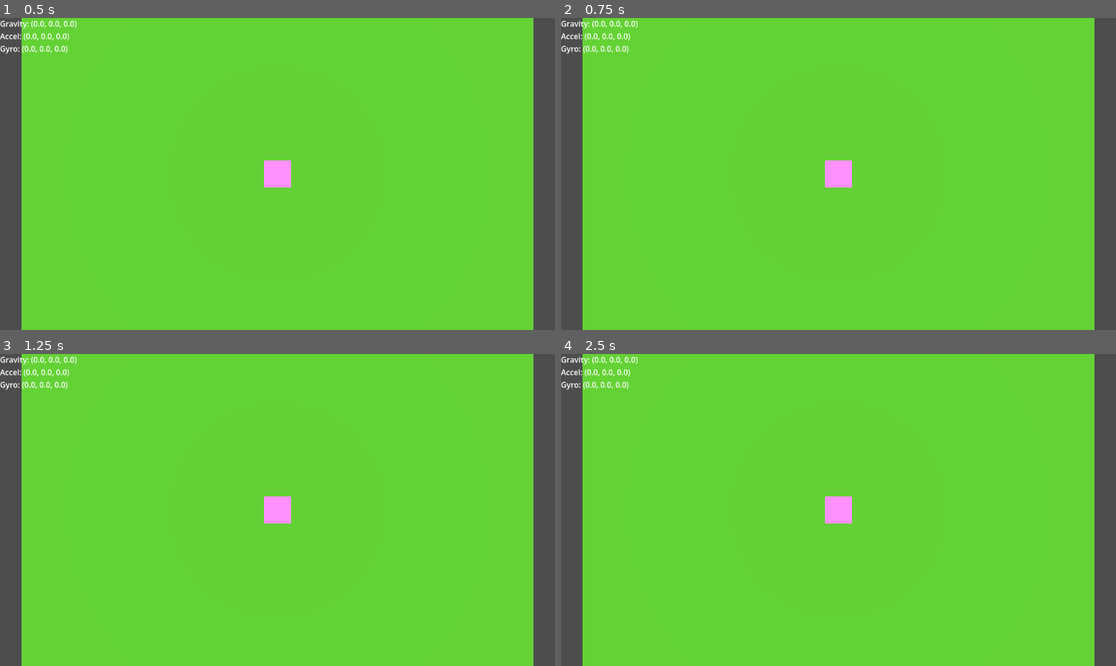
Above: before the commit, frames 1-4 (two rows, left to right).
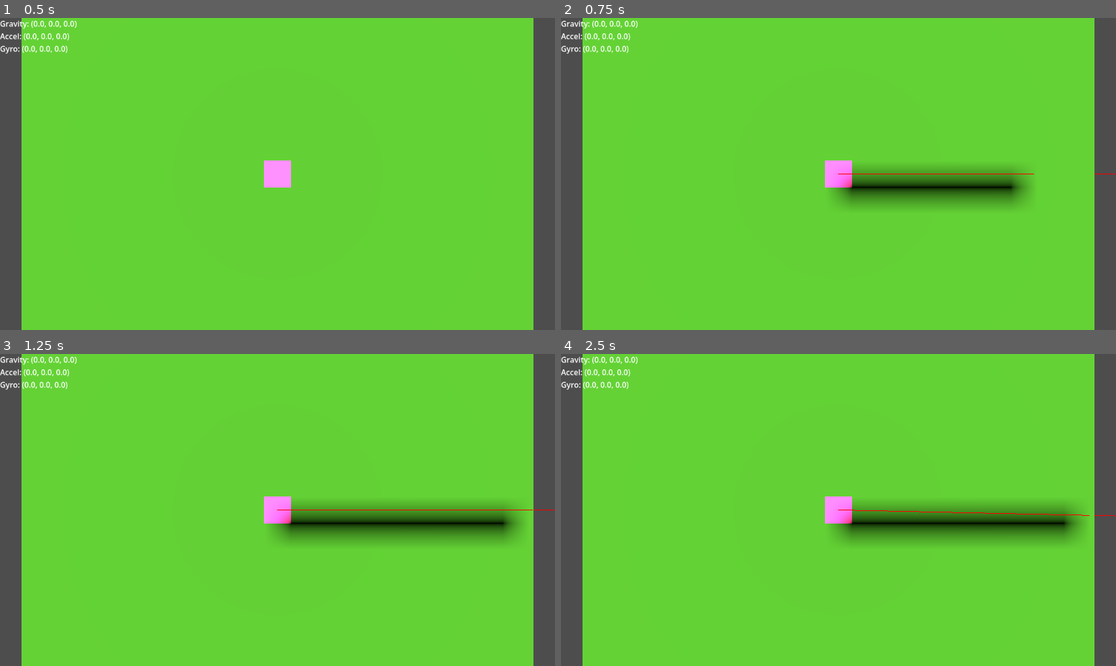
Above: after the commit, the same moments.

Repository: MatthieuLJ/no_dice
Game: Godot game, scene res://die.tscn
Two runs of this game, one before a commit and one after it. Both use one fixed random seed, a clock stepped at 60 frames per second and the inputs below.
Inputs:
- Up to frame 1 (0.5 s): no input
- Up to frame 2 (0.75 s): tap Enter at 0.5 s; hold Right (ui_right) from 0.53 s (still down); tap R at 0.6 s
- Up to frame 3 (1.25 s): keep holding Right (ui_right)
- Up to frame 4 (2.5 s): tap Space at 1.25 s; release Right (ui_right) at 1.28 s; hold Down (ui_down) 1.28-2.03 s; tap R at 1.35, 2.1 s; tap Enter at 2 s; hold Right (ui_right) from 2.03 s (still down)

Frame 1 is identical in both runs. In frame 2, 4.3% of the frame differs, in the area x 48-100%, y 47-61%; in frame 3, 5.6%; in frame 4, 5.6%.

Commit message:
Fix gravity vector
Map the  gravity vector from real world / phone to Godot world
Add a gravity debugger

Diff:
--- a/die.tscn
+++ b/die.tscn
@@ -5,6 +5,7 @@
 [ext_resource type="Script" uid="uid://d2sx1kedg257t" path="res://pyramid_scale.gd" id="2_gxo0y"]
 [ext_resource type="Script" uid="uid://cgu1ldy470jwa" path="res://camera.gd" id="2_q3244"]
 [ext_resource type="Script" uid="uid://c8qbq4dlfg1pa" path="res://debug_label.gd" id="3_muu1c"]
+[ext_resource type="Script" uid="uid://6lbk11xr68tm" path="res://gravity_debugger.gd" id="4_kwyh5"]
 
 [sub_resource type="BoxShape3D" id="BoxShape3D_lbo6s"]
 size = Vector3(0.1, 0.1, 0.1)
@@ -42,6 +43,9 @@
 [sub_resource type="BoxShape3D" id="BoxShape3D_2nkai"]
 size = Vector3(2, 0.1, 2)
 
+[sub_resource type="BoxShape3D" id="BoxShape3D_6vino"]
+size = Vector3(4, 4, 4)
+
 [node name="Node3D" type="Node3D" unique_id=199600776]
 script = ExtResource("1_qmayl")
 
@@ -49,7 +53,7 @@
 transform = Transform3D(1, 0, 0, 0, 1, 0, 0, 0, 1, 0, 0.05, 0)
 can_sleep = false
 linear_damp = 0.8
-angular_damp = 2.0
+angular_damp = 0.1
 script = ExtResource("1_fl3nv")
 
 [node name="CollisionShape3D" type="CollisionShape3D" parent="Die" unique_id=1056087167]
@@ -76,6 +80,11 @@
 script = ExtResource("2_q3244")
 
 [node name="Enclosure" type="Node3D" parent="." unique_id=259526915]
+
+[node name="GravityDebugger" type="MeshInstance3D" parent="Enclosure" unique_id=258166269]
+transform = Transform3D(1, 0, 0, 0, 1, 0, 0, 0, 1, 0, 1, 0)
+skeleton = NodePath("../..")
+script = ExtResource("4_kwyh5")
 
 [node name="Ground" type="AnimatableBody3D" parent="Enclosure" unique_id=1843248541]
 physics_material_override = SubResource("PhysicsMaterial_gxo0y")
@@ -109,6 +118,12 @@
 transform = Transform3D(1, 0, 0, 0, 1, 0, 0, 0, 1, 0, 1, 0)
 shape = SubResource("BoxShape3D_2nkai")
 
+[node name="GravityArea" type="Area3D" parent="Enclosure" unique_id=2130850354]
+gravity_space_override = 3
+
+[node name="CollisionShape3D" type="CollisionShape3D" parent="Enclosure/GravityArea" unique_id=1494227142]
+shape = SubResource("BoxShape3D_6vino")
+
 [node name="CanvasLayer" type="CanvasLayer" parent="." unique_id=1411825698]
 
 [node name="Label" type="Label" parent="CanvasLayer" unique_id=2022568943]
--- /dev/null
+++ b/gravity_debugger.gd
@@ -0,0 +1,32 @@
+extends MeshInstance3D
+
+var debug_mesh: ImmediateMesh
+var material: StandardMaterial3D
+
+func _ready() -> void:
+	# Create the dynamic mesh
+	debug_mesh = ImmediateMesh.new()
+	mesh = debug_mesh
+
+	# Make it a bright, unshaded red so it's easy to see
+	material = StandardMaterial3D.new()
+	material.shading_mode = BaseMaterial3D.SHADING_MODE_UNSHADED
+	material.albedo_color = Color.RED
+	material_override = material
+
+# We will call this from the main controller every frame
+func draw_gravity_vector(direction: Vector3) -> void:
+	debug_mesh.clear_surfaces()
+	if direction.is_zero_approx():
+		return
+
+	debug_mesh.surface_begin(Mesh.PRIMITIVE_LINES)
+
+	# Start point (Center of the tray)
+	debug_mesh.surface_add_vertex(Vector3.ZERO)
+
+	# End point (Point in the direction of gravity)
+	# Multiply by 3.0 to make the line long enough to see easily
+	debug_mesh.surface_add_vertex(direction.normalized() * 3.0)
+
+	debug_mesh.surface_end()
--- a/world_physics.gd
+++ b/world_physics.gd
@@ -1,13 +1,15 @@
 extends Node3D
 
 @onready var die: RigidBody3D = $Die
+# Add the reference to your new Area3D
+@onready var gravity_area: Area3D = $Enclosure/GravityArea
+@onready var gravity_debugger: MeshInstance3D = $Enclosure/GravityDebugger
 
 @export_group("Physics Settings")
-@export var shake_multiplier: float = 50.0
+@export var shake_multiplier: float = 4.0
 @export var shake_threshold: float = 2.0
-@export var max_keyboard_tilt: float = PI / 4.0 # 45 degrees max tilt for arrow keys
+@export var max_keyboard_tilt: float = PI / 4.0
 
-# Used to smoothly interpolate keyboard tilt
 var simulated_gravity: Vector3 = Vector3(0, -9.8, 0)
 
 func _physics_process(delta: float) -> void:
@@ -18,26 +20,33 @@
 
 	if not device_gravity.is_zero_approx():
 		# --- MOBILE MODE ---
-		target_gravity_dir = device_gravity
+		var mapped_gravity = Vector3(
+			device_gravity.x,  # Left/Right usually stays on X
+			device_gravity.z, # Hardware Z (in/out of screen) becomes Godot's Up/Down
+			-device_gravity.y   # Hardware Y (top/bottom of phone) becomes Godot's Forward/Back
+		)
+
+		target_gravity_dir = mapped_gravity
 
 		# Calculate continuous physical shake
 		var total_accel = Input.get_accelerometer()
 		var pure_shake = total_accel - device_gravity
 
 		if pure_shake.length() > shake_threshold:
-			# Apply physical shake directly as a force
-			die.apply_central_force(pure_shake * shake_multiplier)
+			var mapped_shake = Vector3(
+				pure_shake.x,
+				pure_shake.z,
+				-pure_shake.y
+			)
+			die.apply_central_force(mapped_shake * shake_multiplier)
 
 	else:
 		# --- DESKTOP TESTING MODE (Arrow Keys) ---
 		var input_dir = Input.get_vector("ui_left", "ui_right", "ui_up", "ui_down")
 
 		if input_dir.is_zero_approx():
-			# Slowly return gravity to straight down when keys are released
 			simulated_gravity = simulated_gravity.lerp(Vector3(0, -9.8, 0), 5.0 * delta)
 		else:
-			# Map arrow keys to a gravity vector
-			# Pressing right pulls gravity +X (simulating tilting the tray right)
 			var tilt_x = input_dir.x * sin(max_keyboard_tilt) * 9.8
 			var tilt_z = input_dir.y * sin(max_keyboard_tilt) * 9.8
 			var tilt_y = -cos(max_keyboard_tilt) * 9.8
@@ -47,14 +56,17 @@
 
 		target_gravity_dir = simulated_gravity
 
-	# 2. Apply the calculated gravity to the entire 3D Space
-	var space_rid = get_viewport().find_world_3d().space
-	PhysicsServer3D.area_set_param(space_rid, PhysicsServer3D.AREA_PARAM_GRAVITY_VECTOR, target_gravity_dir.normalized())
-	PhysicsServer3D.area_set_param(space_rid, PhysicsServer3D.AREA_PARAM_GRAVITY, target_gravity_dir.length())
+	# 2. Apply the calculated gravity to the Area3D
+	# Area3D splits gravity into a normalized direction vector and a scalar magnitude
+	if target_gravity_dir.length() > 0.001:
+		gravity_area.gravity_direction = target_gravity_dir.normalized()
+		gravity_area.gravity = target_gravity_dir.length()
+
+		# --- DRAW THE DEBUG LINE ---
+		gravity_debugger.draw_gravity_vector(target_gravity_dir)
 
 
 func _unhandled_input(event: InputEvent) -> void:
-	# Only trigger on key down, ignore holding the key
 	if event is InputEventKey and event.pressed and not event.echo:
 
 		# --- RESET DIE (R Key) ---
@@ -66,35 +78,25 @@
 		# --- DESKTOP SHAKE JERKS (W, A, S, D) ---
 		var jerk_dir = Vector3.ZERO
 
-		if event.physical_keycode == KEY_W: jerk_dir = Vector3(0, 0, -1)   # Push Forward
-		elif event.physical_keycode == KEY_S: jerk_dir = Vector3(0, 0, 1)  # Push Backward
-		elif event.physical_keycode == KEY_A: jerk_dir = Vector3(-1, 0, 0) # Push Left
-		elif event.physical_keycode == KEY_D: jerk_dir = Vector3(1, 0, 0)  # Push Right
+		if event.physical_keycode == KEY_W: jerk_dir = Vector3(0, 0, -1)
+		elif event.physical_keycode == KEY_S: jerk_dir = Vector3(0, 0, 1)
+		elif event.physical_keycode == KEY_A: jerk_dir = Vector3(-1, 0, 0)
+		elif event.physical_keycode == KEY_D: jerk_dir = Vector3(1, 0, 0)
 
 		if jerk_dir != Vector3.ZERO:
 			_apply_randomized_jerk(jerk_dir)
 			get_viewport().set_input_as_handled()
 
 func _apply_randomized_jerk(base_direction: Vector3) -> void:
-	# 1. Add slight randomness to the user's directional input
 	var random_jerk = base_direction * randf_range(0.8, 1.2) * (shake_multiplier * 0.1)
-
-	# 2. Add an upward "pop" so the die leaves the floor
 	random_jerk.y += randf_range(0.3, 0.6) * (shake_multiplier * 0.1)
 
-	# 3. Apply the impulse
 	die.apply_central_impulse(random_jerk)
 
-	# 4. Apply a random torque so the die spins wildly in the air
 	var random_spin = Vector3(randf_range(-1, 1), randf_range(-1, 1), randf_range(-1, 1)) * 0.05
 	die.apply_torque_impulse(random_spin)
 
 func _reset_die() -> void:
-	# Drop the die exactly in the center, slightly above the floor
 	die.global_position = Vector3(0, 1.0, 0)
-
-	# Kill all existing momentum
 	die.linear_velocity = Vector3.ZERO
 	die.angular_velocity = Vector3.ZERO
-
-	print("Resetting die")
Not shown, added: gravity_debugger.gd.uid
